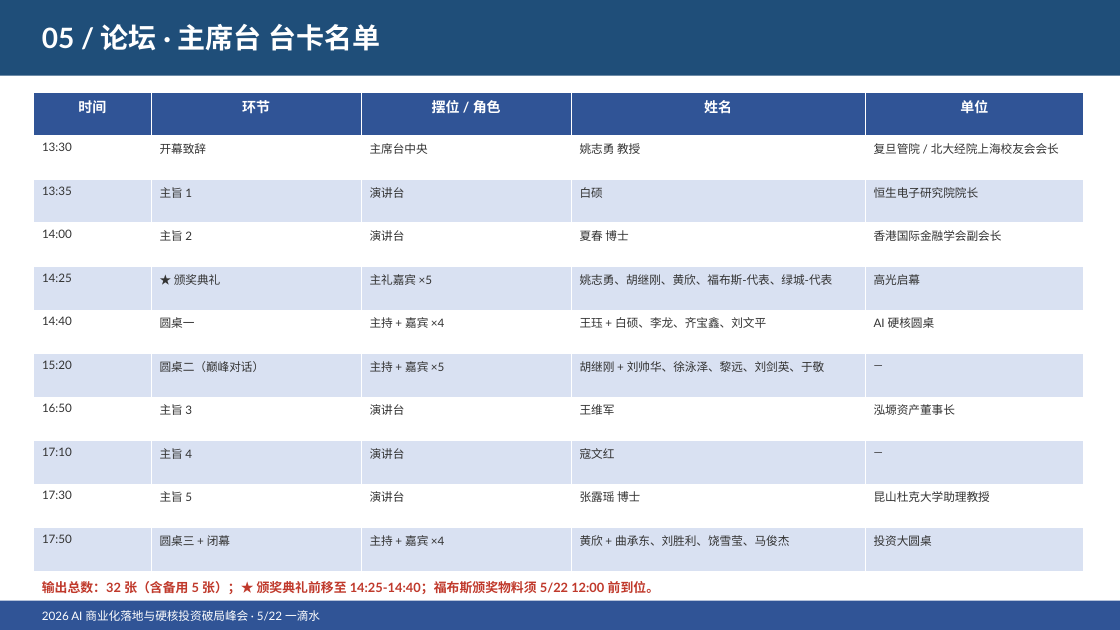
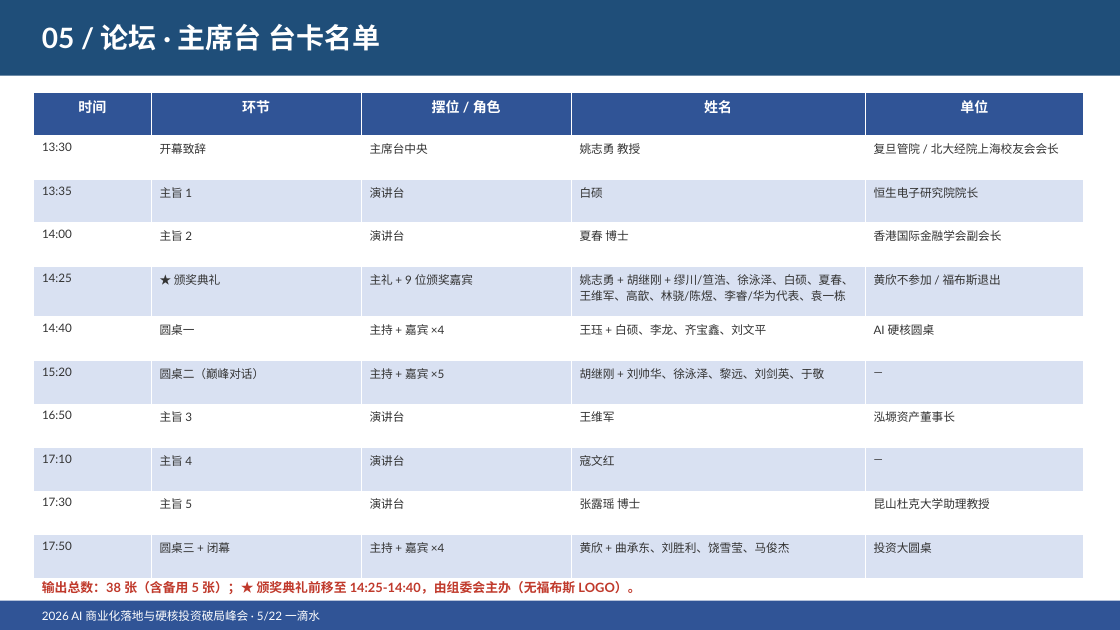
Before and after one commit to hujigang2010-maker/AIDEN, a slide deck: slide 7 of 5月22日峰会/导出文件/2026峰会会务汇报.pptx. Drawn at 1120x630 pixels with LibreOffice and Linux fonts; fonts in the diff are those of the drawing. Boxes give left, top, right and bottom in pixels: in the first picture for what was removed or moved away, otherwise in the second. Text is boxed around its words. In the diff, an @@ line names an element or a change of style, - is before the commit and + after.

```diff
--- a/5月22日峰会/导出文件/2026峰会会务汇报.pptx
+++ b/5月22日峰会/导出文件/2026峰会会务汇报.pptx
@@ table at <box>34,92,1084,571</box> @@
-row 5: 14:25 | ★ 颁奖典礼 | 主礼嘉宾 ×5 | 姚志勇、胡继刚、黄欣、福布斯-代表、绿城-代表 | 高光启幕
+row 5: 14:25 | ★ 颁奖典礼 | 主礼 + 9 位颁奖嘉宾 | 姚志勇 + 胡继刚 + 缪川/笪浩、徐泳泽、白硕、夏春、王维军、高歆、林骁/陈煜、李睿/华为代表、袁一栋 | 黄欣不参加 / 福布斯退出
@@ text at <box>42,581,640,594</box>: text changed @@
-输出总数：32 张（含备用 5 张）；★ 颁奖典礼前移至 14:25-14:40；福布斯颁奖物料须 5/22 12:00 前到位。
+输出总数：38 张（含备用 5 张）；★ 颁奖典礼前移至 14:25-14:40，由组委会主办（无福布斯 LOGO）。
```
Also in this commit, not shown: 9 other slides changed, 2 slides added, 12 other files.
